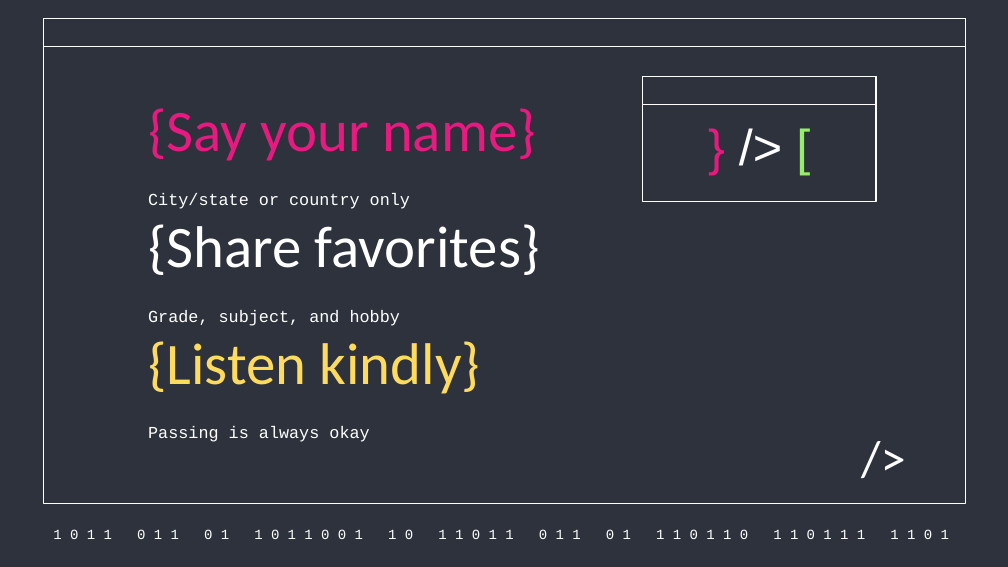
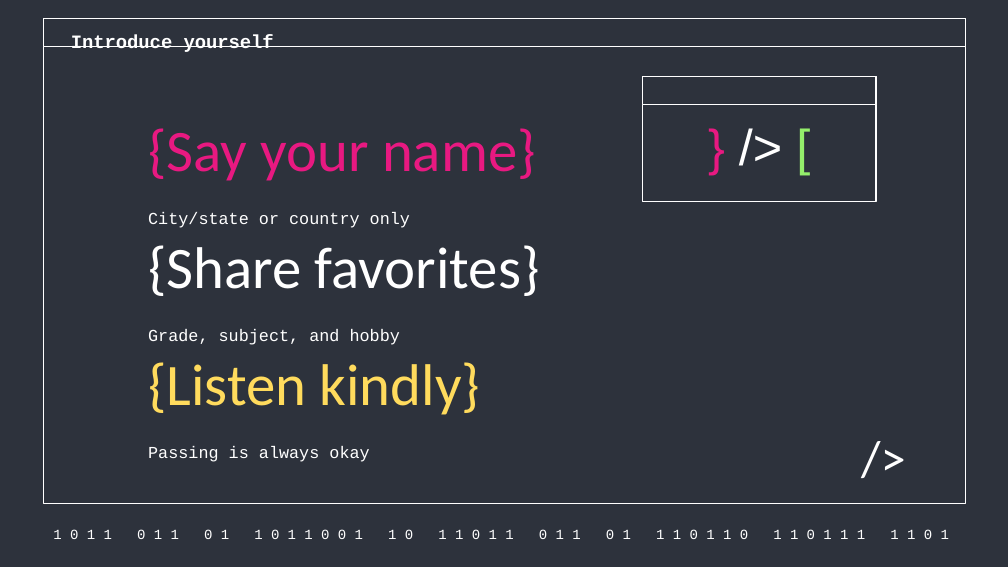
Before and after one commit to aghimir3/KidsComputerScience, a slide deck: slide 7 of 2026-07-11_Intro_to_Computer_Science_Programming/2026-07-11_Intro_to_Computer_Science_Programming.pptx. Drawn at 1008x567 pixels with LibreOffice and Linux fonts; fonts in the diff are those of the drawing. Boxes give left, top, right and bottom in pixels: in the first picture for what was removed or moved away, otherwise in the second. Text is boxed around its words. In the diff, an @@ line names an element or a change of style, - is before the commit and + after.

```diff
--- a/2026-07-11_Intro_to_Computer_Science_Programming/2026-07-11_Intro_to_Computer_Science_Programming.pptx
+++ b/2026-07-11_Intro_to_Computer_Science_Programming/2026-07-11_Intro_to_Computer_Science_Programming.pptx
@@ text added at box(71, 34, 274, 52), 13.5 pt, text #FFFFFF, bold @@
+Introduce yourself
@@ title "{Say your name}": place and size @@
-title "{Say your name}" at box(148, 108, 536, 161)
+title "{Say your name}" at box(148, 128, 536, 181)
@@ title "{Share favorites}": place and size @@
-title "{Share favorites}" at box(148, 224, 540, 275)
+title "{Share favorites}" at box(148, 245, 540, 296)
@@ title "{Listen kindly}": place and size @@
-title "{Listen kindly}" at box(148, 341, 480, 394)
+title "{Listen kindly}" at box(148, 362, 480, 415)
@@ 3 subtitles: place and size @@
-3 subtitles at box(148, 193, 410, 442)
+3 subtitles at box(148, 212, 410, 462)
```
Also in this commit, not shown: 15 other slides changed, 1 other file.
